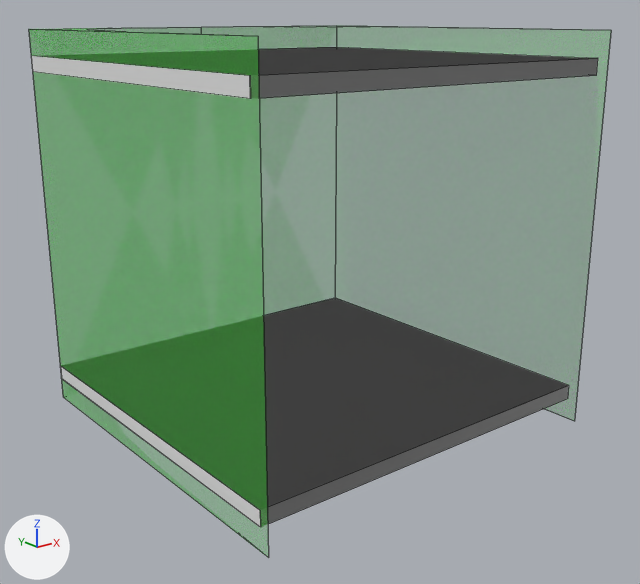
The Blender file Assets/Blender/Door.blend: old version first, new version second.
Camera for both pictures: a camera (50 mm lens) standing at (-1.378, -3.761, 0.535) and looking at (-0.01, -2.052, -0.149). Lighting does not change. The marker at lower left points along +X, +Y and +Z. Mesh edges are drawn as thin lines.
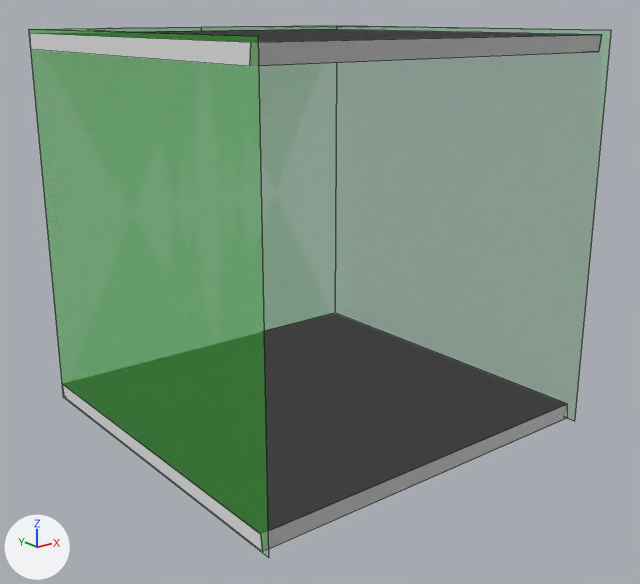
Changed parts and their boxes (x1, y1, x2, y2) in the pictures (640 x 584 px):
'Cube.001', reshaped (9% taller)
    before: (31, 47, 598, 527)
    after: (30, 29, 602, 552)

What the commit changed:
me_cube_001 has 8 vertices, 6 faces and spans x -0.5..0.498, y -2.47..-1.497, z 0.401..0.439.
me_cube_001 is used by ob_cube_001; location (-0.001, -0.003, -0.004).
Before the commit, vertices of me_cube_001: 0 (-0.5, -2.47, 0.401) at pixel (250, 98), 1 (-0.5, -2.47, 0.439) at pixel (249, 75), 2 (-0.5, -1.497, 0.401) at pixel (32, 71), 3 (-0.5, -1.497, 0.439) at pixel (31, 55), 4 (0.498, -2.47, 0.401) at pixel (596, 75).
Before the commit, vertices of me_cube_001: 5 (0.498, -2.47, 0.439) at pixel (598, 58), 6 (0.498, -1.497, 0.401), 7 (0.498, -1.497, 0.439) at pixel (336, 47).
Part 1, on me_cube_001:
Vertices 1, 3, 5, 7 of me_cube_001 move by (0.0, -0.005, 0.054).
Vertices 0, 2, 4, 6 of me_cube_001 move by (0.0, 0.0, 0.054).
